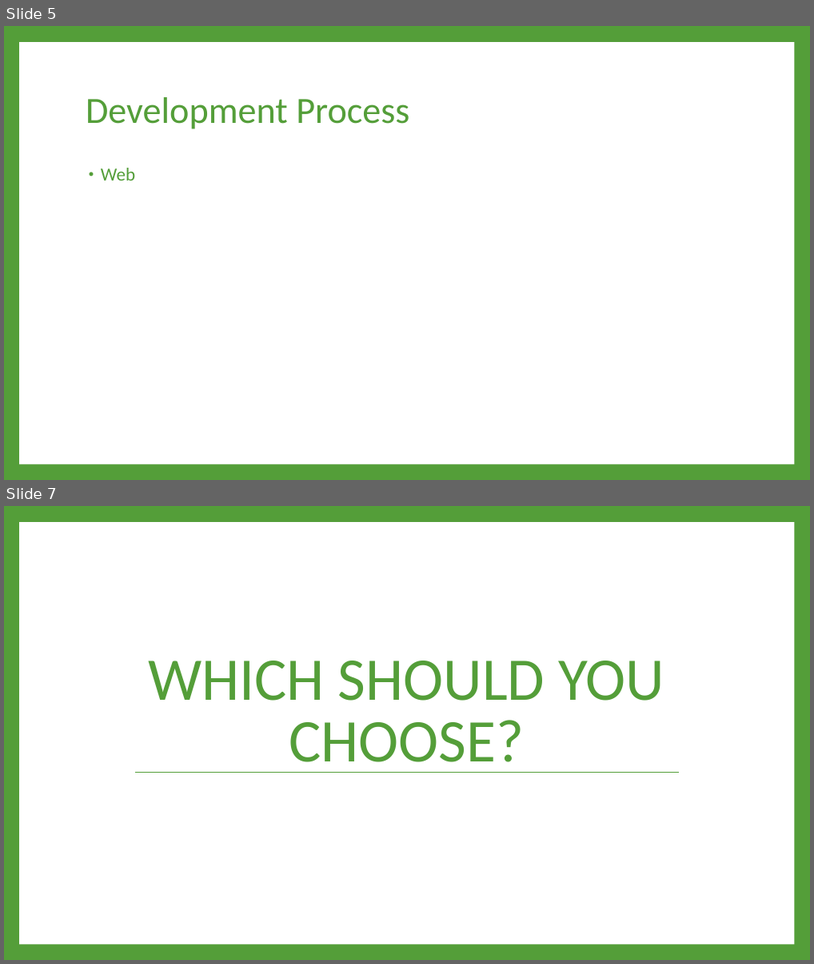
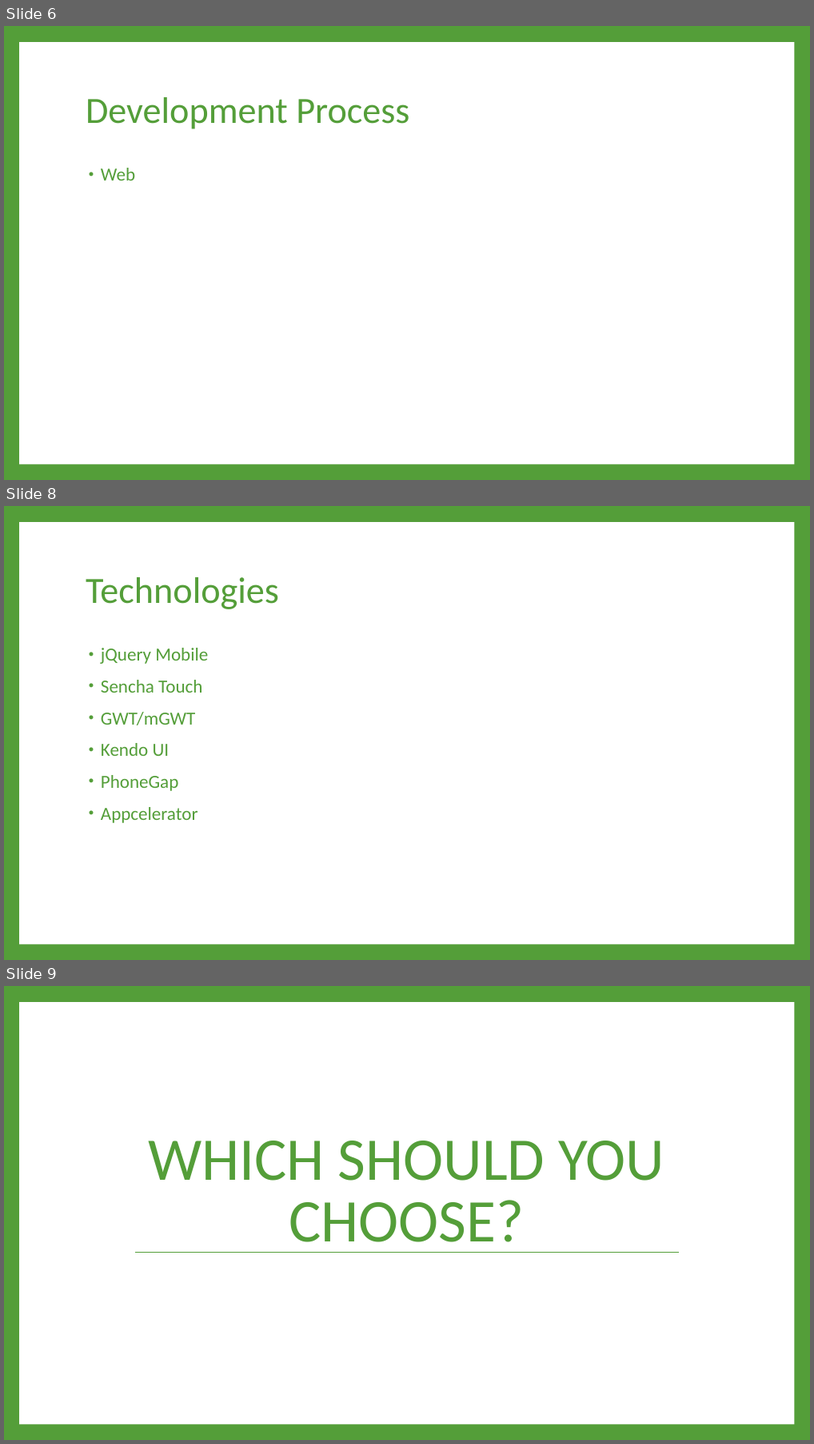
Before and after one commit to sep/WebApp, a slide deck: Mobile Development Strategies.pptx. Shown one above the other, each under a label of ours: slides 5 and 7 before the commit, slides 6, 8 and 9 after it; the slides between them are not shown. The pictures are 814x964 and 814x1444 pixels, drawn with LibreOffice and Linux fonts; fonts in the diff are those of the drawing. Boxes give left, top, right and bottom in pixels: in the first picture for what was removed or moved away, otherwise in the second. Text is boxed around its words. In the diff, an @@ line names an element or a change of style, - is before the commit and + after.

```diff
--- a/Mobile Development Strategies.pptx
+++ b/Mobile Development Strategies.pptx
@@ slide 8 added at <box>4,506,810,960</box>, background #549E39; not listed: 1 template element that a slide beside it also shows @@
@@ title added at <box>86,577,279,609</box>, 44 pt, text #549E39 @@
+Technologies
@@ text added at <box>101,648,208,823</box>, 22 pt, text #549E39 @@
+• jQuery Mobile
+• Sencha Touch
+• GWT/mGWT
+• Kendo UI
+• PhoneGap
+• Appcelerator
@@ what was slide 5 is now slide 6 @@
@@ what was slide 7 is now slide 9 @@
```
Also in this commit, not shown: 1 slide changed, 1 other slide added.
